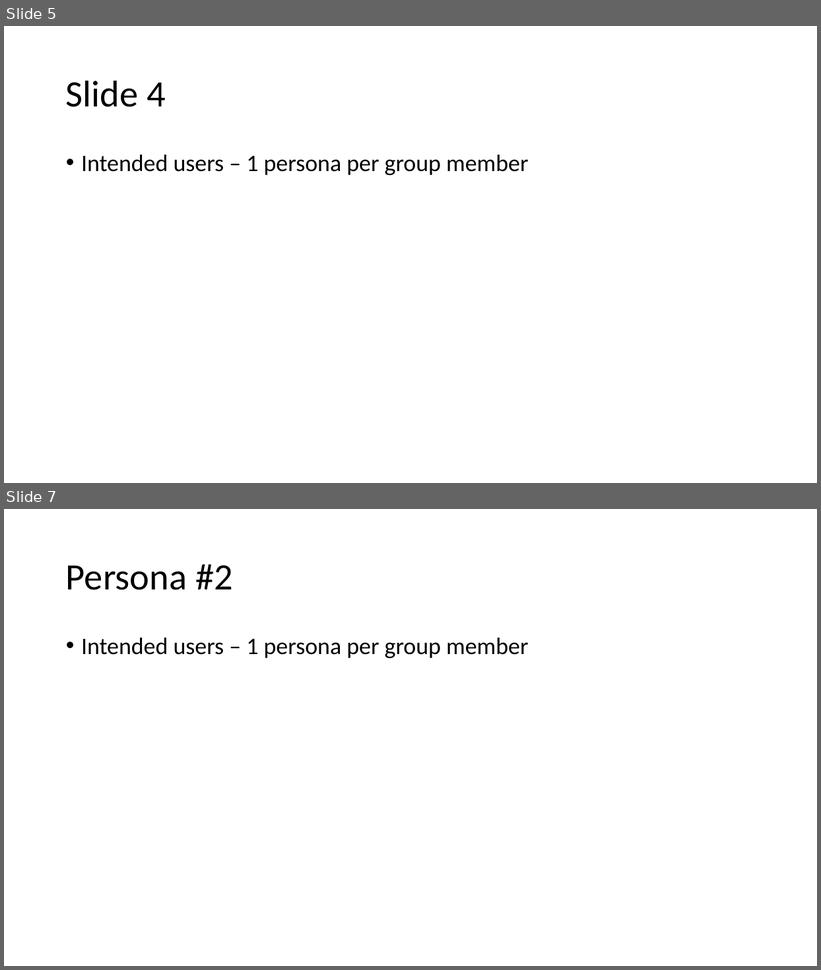
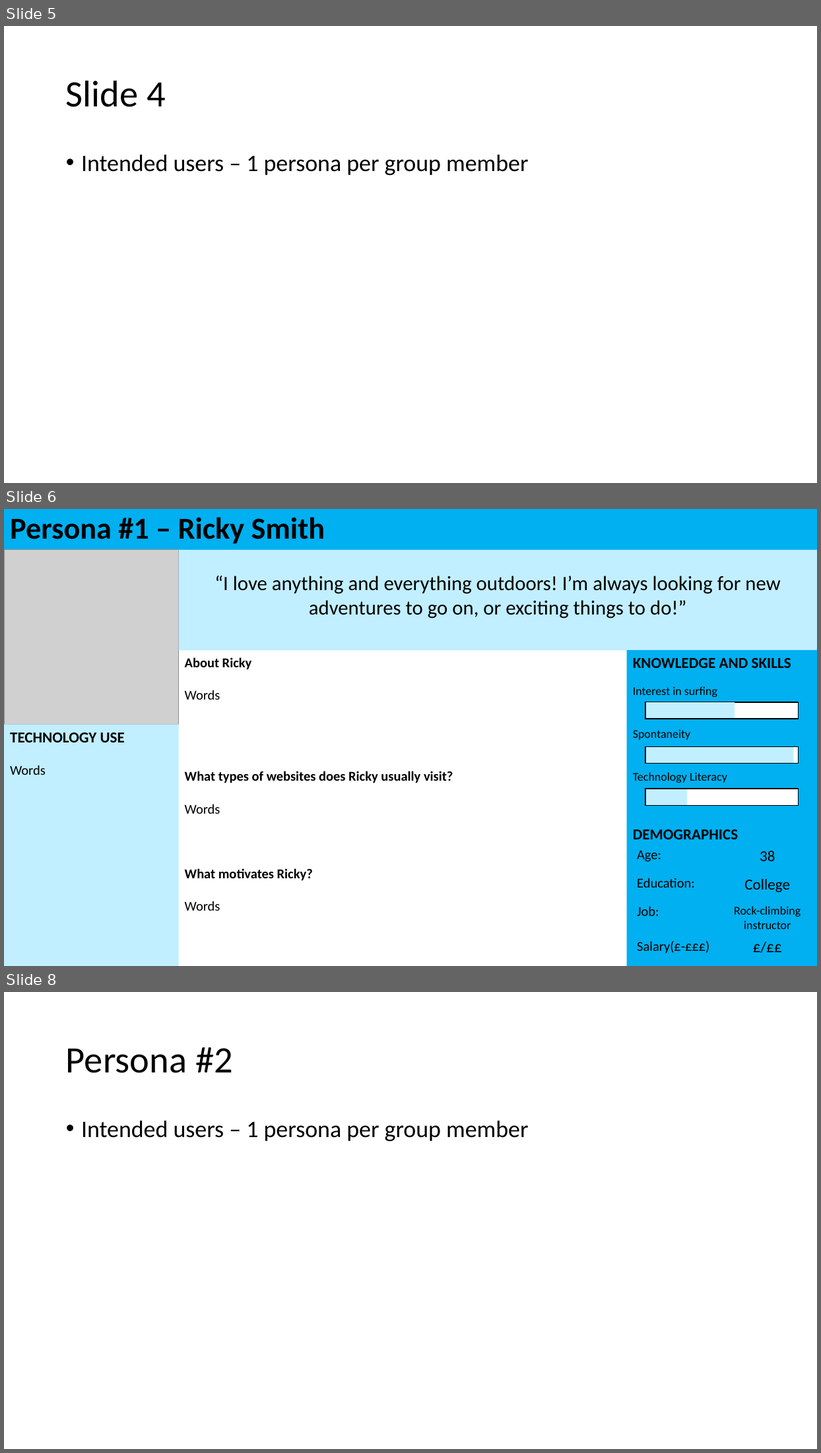
Before and after one commit to benkelly2/KV6002, a slide deck: KV6002_21 TOR Presentation.pptx. Shown one above the other, each under a label of ours: slides 5 and 7 before the commit, slides 5, 6 and 8 after it; the slides between them are not shown. The pictures are 821x970 and 821x1453 pixels, drawn with LibreOffice and Linux fonts; fonts in the diff are those of the drawing; grey boxes stand for pictures. Boxes give left, top, right and bottom in pixels: in the first picture for what was removed or moved away, otherwise in the second. Text is boxed around its words. In the diff, an @@ line names an element or a change of style, - is before the commit and + after.

Commit message:
Persona template added

```diff
--- a/KV6002_21 TOR Presentation.pptx
+++ b/KV6002_21 TOR Presentation.pptx
@@ slide 6 added at box(4, 509, 817, 966), background #FFFFFF @@
@@ title added at box(4, 509, 817, 550), fill #00B0F0, 36 pt, text #000000, bold @@
+Persona #1 – Ricky Smith
@@ picture added at box(4, 550, 178, 724) @@
@@ rectangle added at box(178, 550, 817, 650), fill #C1EFFF @@
@@ text added at box(215, 576, 780, 619), 24 pt, text #000000 @@
+“I love anything and everything outdoors! I’m always looking for new adventures to go on, or exciting things to do!”
@@ text added at box(185, 657, 453, 911), 16 pt, text #000000, bold @@
+About Ricky
+Words
+What types of websites does Ricky usually visit?
+Words
+What motivates Ricky?
+Words
@@ rectangle added at box(627, 650, 817, 966), fill #00B0F0 @@
@@ text added at box(633, 658, 791, 783), 14 pt, text #000000 @@
+KNOWLEDGE AND SKILLS
+Interest in surfing
+Spontaneity
+Technology Literacy
@@ rectangle added at box(646, 702, 799, 719), fill #FFFFFF, outline #000000 1 pt @@
@@ rectangle added at box(646, 702, 735, 719), fill #C1EFFF @@
@@ rectangle added at box(646, 702, 799, 719), outline #000000 1 pt @@
@@ rectangle added at box(4, 724, 178, 966), fill #C1EFFF @@
@@ text added at box(10, 733, 125, 775), 18 pt, text #000000, bold @@
+TECHNOLOGY USE
+Words
@@ rectangle added at box(646, 747, 799, 763), fill #FFFFFF, outline #000000 1 pt @@
@@ rectangle added at box(646, 747, 794, 763), fill #C1EFFF @@
@@ rectangle added at box(646, 747, 799, 763), outline #000000 1 pt @@
@@ rectangle added at box(646, 789, 799, 805), fill #FFFFFF, outline #000000 1 pt @@
@@ rectangle added at box(646, 789, 687, 805), fill #C1EFFF @@
@@ rectangle added at box(646, 789, 799, 805), outline #000000 1 pt @@
@@ table added at box(631, 844, 813, 964), 4 rows, 2 columns @@
+Age: | 38
+Education: | College
+Job: | Rock-climbing instructor
+Salary(£-£££) | £/££
@@ text added at box(633, 830, 738, 840), 18 pt, text #000000, bold @@
+DEMOGRAPHICS
@@ what was slide 7 is now slide 8 @@
```
Also in this commit, not shown: 3 slides changed, 1 other slide added, 1 slide removed.
